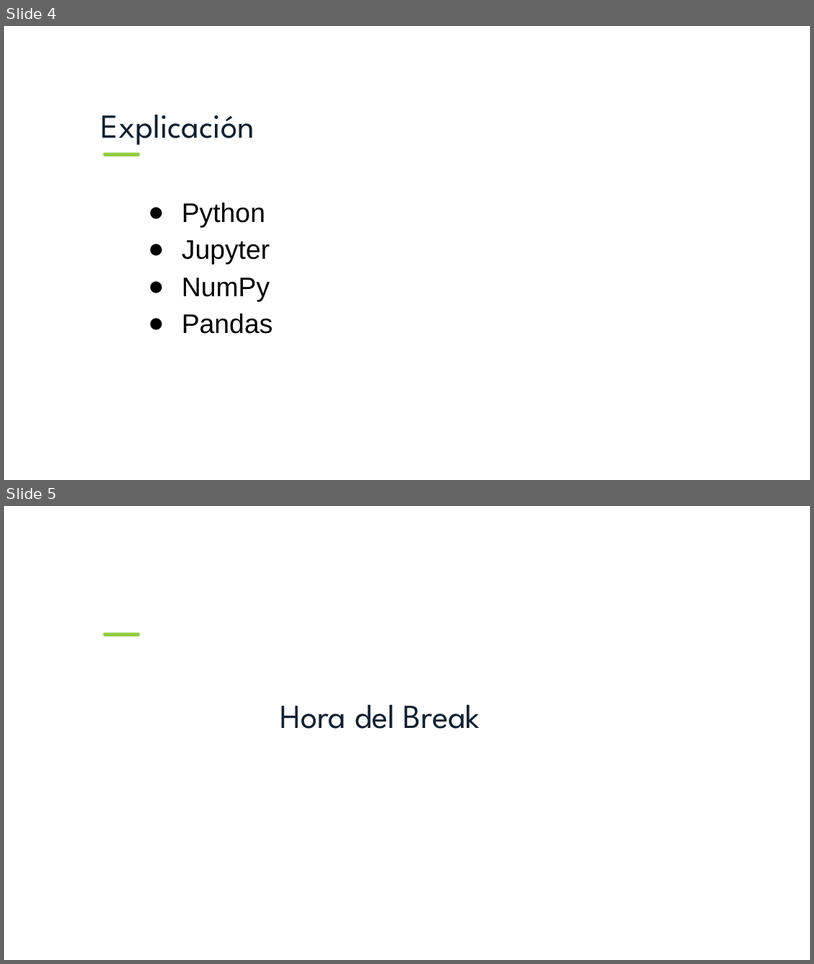
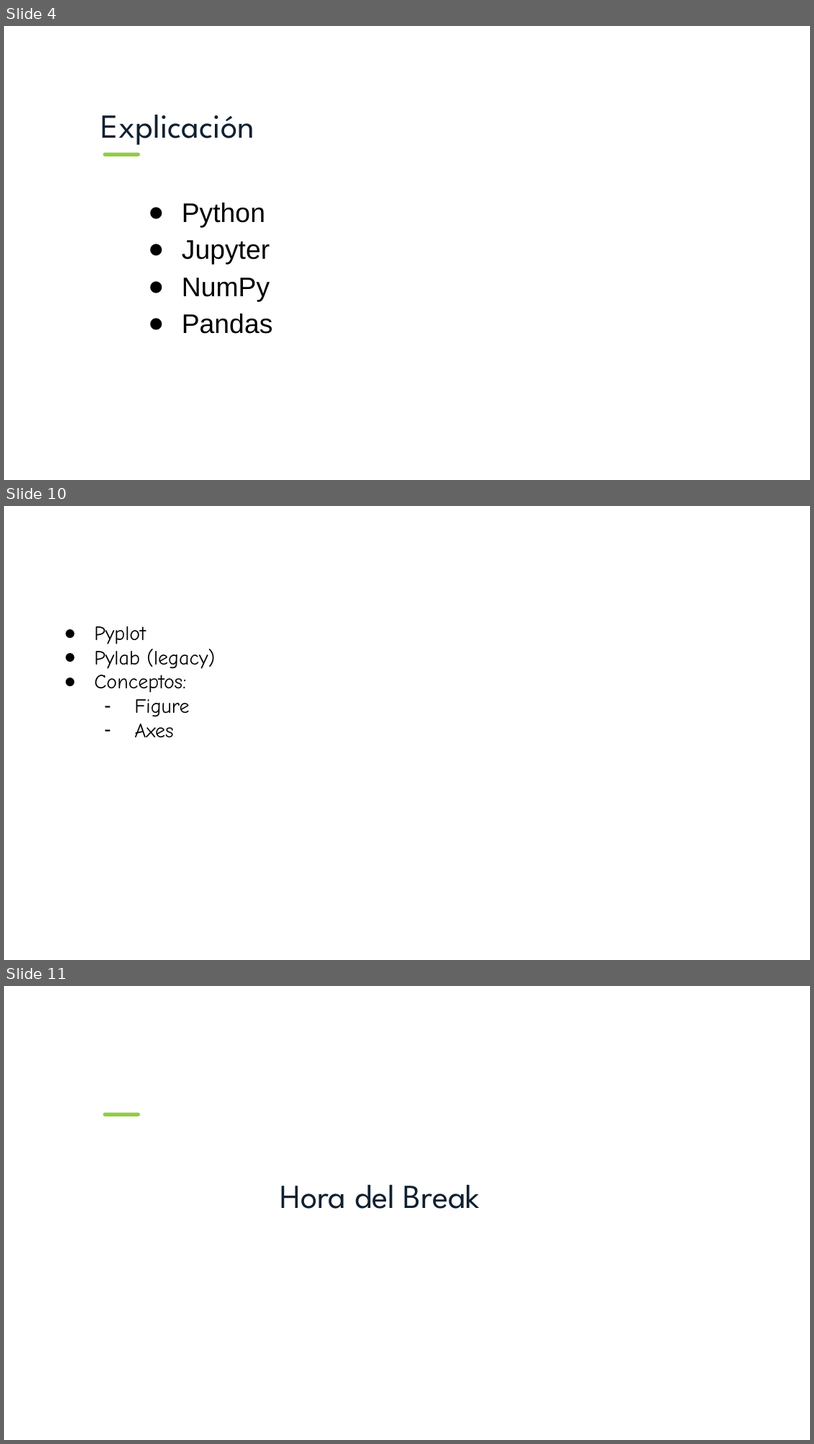
Before and after one commit to ariosramirez/ciencia_datos_acamica_cordoba, a slide deck: Unidad 1/Recursos/Clase 2 - Clase Data Science.pptx. Shown one above the other, each under a label of ours: slides 4 and 5 before the commit, slides 4, 10 and 11 after it; the slides between them are not shown. The pictures are 814x964 and 814x1444 pixels, drawn with LibreOffice and Linux fonts; fonts in the diff are those of the drawing; background and template pictures are left out. Boxes give left, top, right and bottom in pixels: in the first picture for what was removed or moved away, otherwise in the second. Text is boxed around its words. In the diff, an @@ line names an element or a change of style, - is before the commit and + after.

```diff
--- a/Unidad 1/Recursos/Clase 2 - Clase Data Science.pptx
+++ b/Unidad 1/Recursos/Clase 2 - Clase Data Science.pptx
@@ slide 10 added at <box>4,506,810,960</box>, background picture (left out) @@
@@ text added at <box>55,547,576,602</box>, 24 pt, text #FFFFFF @@
+Matplotlib
@@ text added at <box>94,626,215,738</box>, 18 pt, text #000000 @@
+● Pyplot
+● Pylab (legacy)
+● Conceptos:
+– Figure
+– Axes
@@ what was slide 5 is now slide 11 @@
```
Also in this commit, not shown: 1 slide changed, 5 other slides added.
